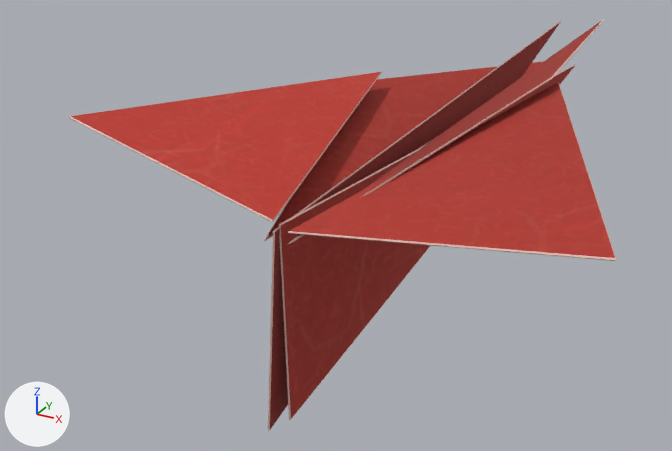
A saved change to the glTF model assets/paper/guns/plane_damaged_red.glb.
Before and after are seen from a 50 mm camera at (0.138, -0.375, 0.125) aimed at (-0.044, -0.045, -0.04). Lighting does not change. The marker at lower left points along +X, +Y and +Z. The older version comes first. Where no turn or scale is listed for an object, it has been applied to the vertices. Vertices at exactly the same position are counted once.

In view in the first picture: 'plane', 'wing_l', 'wing_r'.
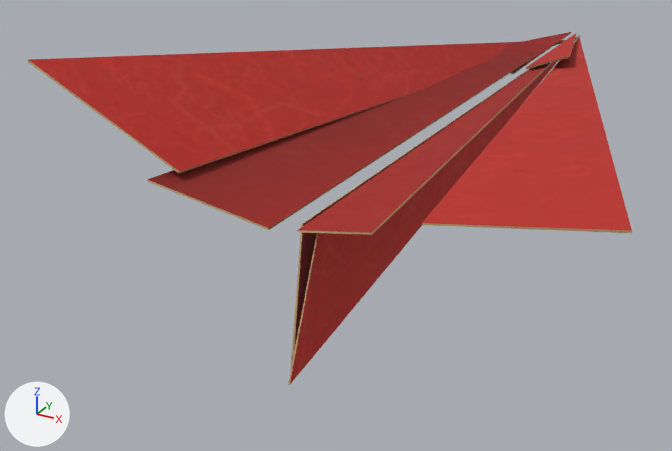
What the commit changed:
me_plane is used by ob_plane; parent ob_vm; location (0.0, -0.03, -0.012).
me_plane had 36 vertices, 64 faces and spanned x -0.007..0.011, y -0.13..0.171, z -0.052..0.033.
me_plane now has 12 vertices, 16 faces and spans x -0.003..0.006, y -0.165..0.156, z -0.049..0.0.
me_plane part 1: the loose piece of 18 vertices spanning x -0.007..-0.002, y -0.13..0.171, z -0.052..0.033 is rebuilt with 6 vertices and now spans x -0.003..0.004, y -0.161..0.156, z -0.049..0.0.
me_plane part 2: the loose piece of 18 vertices spanning x -0.003..0.011, y -0.127..0.157, z -0.048..0.024 is rebuilt with 6 vertices and now spans x 0.001..0.006, y -0.165..0.156, z -0.049..-0.001.
me_wing_l is used by ob_wing_l; location (0.0, -0.01, 0.01).
me_wing_l had 35 vertices, 62 faces and spanned x -0.084..0.004, y -0.151..0.153, z -0.01..0.024.
me_wing_l now has 18 vertices, 24 faces and spans x -0.1..-0.001, y -0.156..0.158, z -0.003..0.041.
me_wing_l part 3: the loose piece of 18 vertices spanning x -0.048..0.004, y -0.149..0.153, z -0.01..0.007 is rebuilt with 6 vertices and now spans x -0.053..-0.003, y -0.156..0.158, z -0.003..0.007.
me_wing_l part 4: the loose piece of 17 vertices spanning x -0.084..-0.002, y -0.151..-0.001, z 0.004..0.024 is deleted.
Part 5, on me_wing_l:
12 vertices are added at x -0.1..-0.001, y -0.156..0.157, z -0.003..0.041.
16 new faces join them.
me_wing_r is used by ob_wing_r; location (0.0, -0.01, 0.01).
Verts and faces of me_wing_r; kept vertices keep their numbers, new ones are numbered from 34.
me_wing_r had 34 vertices, 60 faces and spanned x 0.001..0.097, y -0.151..0.165, z -0.002..0.02.
me_wing_r now has 18 vertices, 24 faces and spans x 0.002..0.1, y -0.166..0.16, z -0.002..0.021.
me_wing_r part 6: the loose piece of 18 vertices spanning x 0.001..0.097, y -0.147..0.007, z -0.001..0.015 is rebuilt with 6 vertices and now spans x 0.003..0.1, y -0.158..0.16, z -0.002..0.021.
me_wing_r part 7: the loose piece of 16 vertices spanning x 0.003..0.038, y -0.151..0.165, z -0.002..0.02 is rebuilt with 6 vertices and now spans x 0.003..0.034, y -0.166..0.158, z 0.0..0.01.
Part 8, on me_wing_r:
New vertex 34 is at (0.002, 0.156, 0.001), pixel (576, 34).
New vertex 35 is at (0.003, 0.063, 0.002), pixel (526, 69).
New vertex 36 is at (0.024, 0.063, 0.01), pixel (569, 57).
New vertex 37 is at (0.002, 0.156, 0.002), pixel (576, 33).
New vertex 38 is at (0.003, 0.063, 0.003), pixel (525, 67).
New vertex 39 is at (0.023, 0.063, 0.01), pixel (569, 56).
New faces: (34, 36, 35), (37, 38, 39), (34, 35, 37), (35, 36, 38), (36, 37, 39), (35, 38, 37).
New faces: (36, 39, 38), (34, 37, 36).
Object 'plane' (ob_plane) moves from (0.0, -0.03, -0.012) to (0.0, 0.0, 0.01).
Object 'wing_l' (ob_wing_l) moves from (0.0, -0.01, 0.01) to (0.0, 0.0, 0.01).
Object 'wing_r' (ob_wing_r) moves from (0.0, -0.01, 0.01) to (0.0, 0.0, 0.01).

Boxes [x1, y1, x2, y2] around the edits, measured in the pictures (672 x 451 px):
'wing_l', reshaped, moved (8% wider, 9% taller): before [69, 59, 570, 241]; after [28, 32, 571, 230]
'wing_r', reshaped, moved (17% shorter): before [287, 19, 617, 261]; after [297, 34, 632, 235]
'plane', reshaped, moved (13% narrower, 21% shorter): before [268, 20, 577, 431]; after [288, 61, 558, 385]
part 1 of me_plane, rebuilt: before [268, 20, 562, 431]; after [290, 68, 531, 372]
part 2 of me_plane, rebuilt (10% narrower, 9% shorter): before [278, 63, 577, 420]; after [288, 61, 558, 385]
part 3 of me_wing_l, rebuilt: before [264, 59, 570, 241]; after [147, 51, 541, 230]
part 4 of me_wing_l, deleted (red): before [69, 72, 382, 222]
part 5 of me_wing_l, added (red): after [28, 32, 571, 173]
part 6 of me_wing_r, rebuilt (36% narrower, 9% taller): before [288, 82, 617, 261]; after [422, 38, 632, 233]
part 7 of me_wing_r, rebuilt (11% narrower, 11% shorter): before [287, 19, 604, 245]; after [297, 35, 580, 235]
part 8 of me_wing_r, added (red): after [526, 34, 577, 69]
